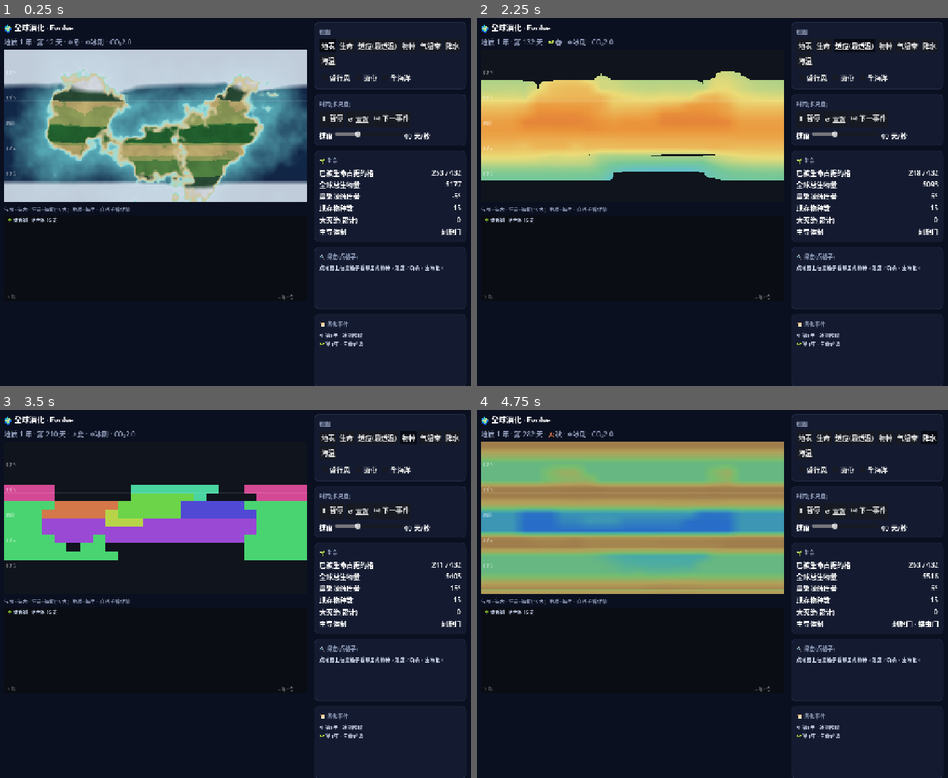
Above: before the commit, frames 1-4 (two rows, left to right).
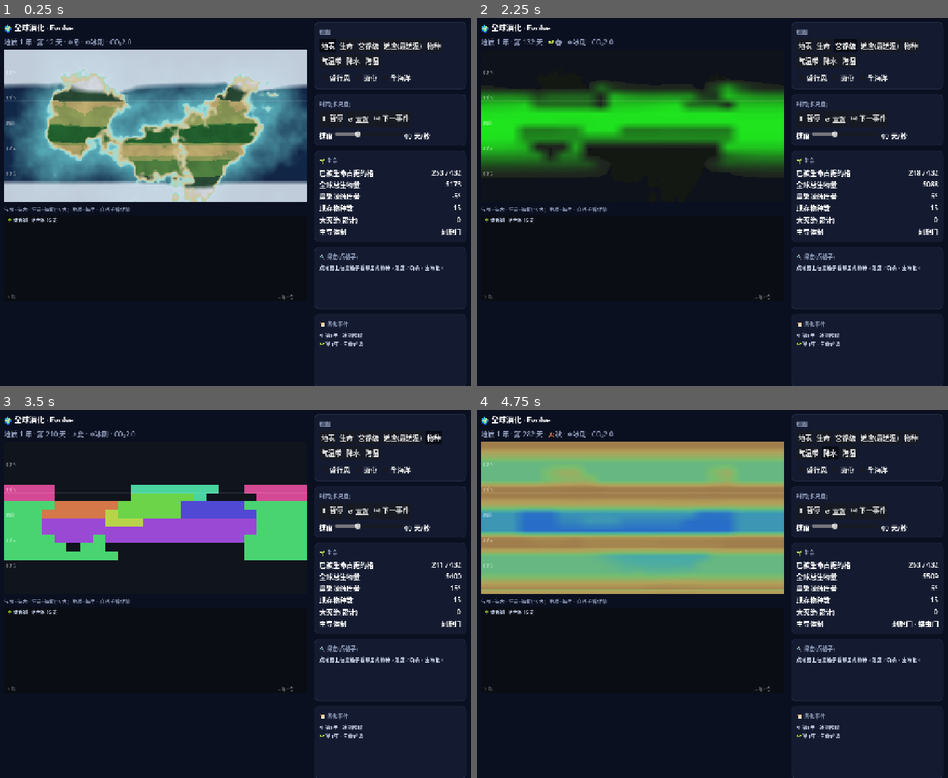
Above: after the commit, the same moments.

Repository: Mass404/survival-model
Game: Godot game, scene res://Main.tscn
Two runs of this game, one before a commit and one after it. Both use one fixed random seed, a clock stepped at 60 frames per second and the inputs below.
Inputs (mouse positions are in pixels of both pictures, inside the frame that each line leads up to):
- Up to frame 1 (0.25 s): no input
- Up to frame 2 (2.25 s): click "地表" at 0.5 s; click "生命" at 1.25 s; click (844, 47) at 2 s, where only the run after the commit has a clickable "营养级"
- Up to frame 3 (3.5 s): click "物种" at 2.75 s
- Up to frame 4 (4.75 s): click "气温带" at 3.5 s; click "降水" at 4.25 s

The runs differ from the first frame. In frame 1, 0.4% of the frame differs, in the area x 68-98%, y 6-46%; in frame 2, 18%, in the area x 0-98%, y 5-46%; in frame 3, 0.4%; in frame 4, 0.6%.

Commit message:
feat: 食物网搬运—N→H→C 三级营养级(Holling-II,从 world.html)
- World.gd:在生产者 N 上叠 H(食草)/C(食肉)两层,Holling-II 饱和捕食 + 维持死亡 + 猎物够密点燃 + 消费者扩散(_diffuse 守恒)
- 生物泵碳仍只用生产者 N → 碳守恒账本不动
- CanvasView 加"营养级"视图(生产者绿→食草黄→食肉红叠加);探查面板显示 H/C
- fwcheck.gd:headless 验证 → 三级稳定共存 + 能量金字塔 N>H>C(8797>3014>218),boom-bust 震荡后末态共存

Co-Authored-By: Claude Opus 4.8 <noreply@anthropic.com>

Diff:
--- a/godot/CanvasView.gd
+++ b/godot/CanvasView.gd
@@ -153,6 +153,12 @@
 		var base: Color = Color8(26,34,24) if land else Color8(12,20,34)
 		var v := clampf(_sample(world.N, lat, lon) / Sim.Kmax, 0.0, 1.0)
 		return base if v < 0.02 else _ramp(LIFEC, v)
+	if view == "trophic":
+		var nn := clampf(_sample(world.N, lat, lon) / Sim.Kmax, 0.0, 1.0)
+		if nn < 0.02: return Color8(14, 18, 26) if not land else Color8(20, 24, 18)
+		var hh := clampf(_sample(world.H, lat, lon) / 12.0, 0.0, 1.0)
+		var cc := clampf(_sample(world.C, lat, lon) / 3.0, 0.0, 1.0)
+		return Color(0.12 + 0.88 * clampf(0.55 * hh + cc, 0.0, 1.0), 0.12 + 0.78 * nn, 0.12 + 0.6 * cc)
 	if view == "adapt":
 		if _sample(world.N, lat, lon) < Sim.SEED: return Color8(16,20,28)
 		return _tcol(_sample(world.Topt, lat, lon))
--- a/godot/Main.gd
+++ b/godot/Main.gd
@@ -7,7 +7,7 @@
 
 const LIFE_STEP := 10
 const GEO_STEP := 365
-const VIEWS := [["terrain","地表"], ["life","生命"], ["adapt","适应(最适温)"], ["species","物种"], ["temp","气温带"], ["prec","降水"], ["sst","海温"]]
+const VIEWS := [["terrain","地表"], ["life","生命"], ["trophic","营养级"], ["adapt","适应(最适温)"], ["species","物种"], ["temp","气温带"], ["prec","降水"], ["sst","海温"]]
 const SEASONS := ["🌱春", "☀️夏", "🍂秋", "❄️冬"]
 
 var world
@@ -308,6 +308,8 @@
 		s += "\n物种 #%d · 最适温 %.0f℃ · %s门" % [w.spId[k], w.Topt[k], w.bodyPlan(j, i)]
 	else:
 		s += "\n(此处无生命)"
+	if w.H[k] > Sim.SEED or w.C[k] > Sim.SEED:
+		s += "\n营养级 → 食草 %.1f · 食肉 %.1f" % [w.H[k], w.C[k]]
 	inspect_label.text = s
 
 func _update_events() -> void:
--- /dev/null
+++ b/godot/fwcheck.gd
@@ -0,0 +1,44 @@
+extends SceneTree
+# 食物网 headless 验证:godot --headless --path godot --script res://fwcheck.gd
+# spinUp + 跑 N 年,看 N(生产者)/H(食草)/C(食肉)总量:验三级稳定共存 + N>H>C 能量金字塔。
+const Sim = preload("res://sim/World.gd")
+const GeoS = preload("res://sim/Geo.gd")
+
+func _sum(F) -> float:
+	var s := 0.0
+	for k in Sim.SZ: s += F[k]
+	return s
+func _cells(F) -> int:
+	var c := 0
+	for k in Sim.SZ:
+		if F[k] > Sim.SEED: c += 1
+	return c
+
+func _initialize() -> void:
+	var g = GeoS.new(); g.generate()
+	var w = Sim.new()
+	w.land_mask = g.coarse_land(Sim.NLat, Sim.NLon)
+	w.spinUp()
+	var day := 0
+	var hSeen := false
+	var cSeen := false
+	for step in 80 * Sim.YEAR:
+		w.stepDay(day % Sim.YEAR)
+		if day % 10 == 0: w.stepLife(10.0)
+		if day % Sim.YEAR == 0:
+			w.stepGeo()
+			if _sum(w.H) > 0.5: hSeen = true
+			if _sum(w.C) > 0.5: cSeen = true
+			if w.geoT % 20 == 0:
+				print("  第%3d年  N %8.1f (%d格) | H %7.2f (%d格) | C %7.2f (%d格)" % [
+					w.geoT, _sum(w.N), _cells(w.N), _sum(w.H), _cells(w.H), _sum(w.C), _cells(w.C)])
+		day += 1
+	var sn := _sum(w.N); var sh := _sum(w.H); var sc := _sum(w.C)
+	print("================ 食物网验证 ================")
+	print("末态总量:  生产者 N %.1f  食草 H %.1f  食肉 C %.1f" % [sn, sh, sc])
+	var coex: bool = sh > 0.5 and sc > 0.5
+	var pyr: bool = sn > sh and sh > sc
+	print("三级共存(末态 H>0 且 C>0): %s" % ("✅" if coex else "❌ H=%.2f C=%.2f" % [sh, sc]))
+	print("能量金字塔 N>H>C: %s (%.1f > %.1f > %.1f)" % [("✅" if pyr else "❌"), sn, sh, sc])
+	print("曾点燃:  食草 %s  食肉 %s" % [("✅" if hSeen else "❌"), ("✅" if cSeen else "❌")])
+	quit(0 if (coex and pyr) else 1)
--- a/godot/sim/World.gd
+++ b/godot/sim/World.gd
@@ -44,7 +44,9 @@
 var U := PackedFloat64Array()
 var PR := PackedFloat64Array()
 var FR := PackedFloat64Array()
-var N := PackedFloat64Array()
+var N := PackedFloat64Array()      # 生产者生物量
+var H := PackedFloat64Array()      # 食草者(一级消费者)
+var C := PackedFloat64Array()      # 食肉者(二级消费者)
 var Hab := PackedFloat64Array()
 var Topt := PackedFloat64Array()
 var Salt := PackedFloat64Array()
@@ -85,6 +87,15 @@
 const SEED := 0.05
 const IGNITE := 0.45
 const Kmax := 40.0
+# 食物网(Holling-II 捕食,饱和→稳定;系数按 stepLife dt=10 标定,validate 验金字塔/共存)
+const FW_HALF := 8.0       # 半饱和猎物量
+const FW_GRAZE := 0.5      # 单位捕食者最大摄食压
+const FW_YIELD := 0.25     # 营养传递效率
+const FW_MH := 0.08        # 食草者死亡率
+const FW_MC := 0.05        # 食肉者死亡率
+const FW_SEEDN := 5.0      # 生产者够多→点燃食草者
+const FW_SEEDH := 2.0      # 食草者够多→点燃食肉者
+const FW_DIFF := 0.15      # 消费者扩散率
 const rb := 0.9
 const rd := 0.12
 const MOVE := 0.12
@@ -365,6 +376,40 @@
 				Salt[k] = (Salt[k] * N[k] + _fSa[k]) / tot
 				Dry[k] = (Dry[k] * N[k] + _fDr[k]) / tot
 		N[k] = max(0.0, N[k] + _flow[k])
+
+	# ---------- 食物网:N(生产者)→ H(食草)→ C(食肉),Holling-II ----------
+	var ds := dt / 10.0
+	for k in SZ:
+		var nv := N[k]
+		if H[k] < SEED and nv > FW_SEEDN: H[k] = SEED
+		if H[k] > 0.0:
+			var graze: float = min(FW_GRAZE * H[k] * (nv / (nv + FW_HALF)) * ds, nv * 0.5)
+			N[k] = nv - graze
+			H[k] = max(0.0, H[k] + FW_YIELD * graze - FW_MH * H[k] * ds)
+		var hv := H[k]
+		if C[k] < SEED and hv > FW_SEEDH: C[k] = SEED
+		if C[k] > 0.0:
+			var graze2: float = min(FW_GRAZE * C[k] * (hv / (hv + FW_HALF)) * ds, hv * 0.5)
+			H[k] = hv - graze2
+			C[k] = max(0.0, C[k] + FW_YIELD * graze2 - FW_MC * C[k] * ds)
+	_diffuse(H, FW_DIFF * ds)
+	_diffuse(C, FW_DIFF * ds)
+
+func _diffuse(F: PackedFloat64Array, rate: float) -> void:   # 四邻扩散(守恒),复用 _flow 缓冲
+	_flow.fill(0.0)
+	for j in NLat:
+		var jb := j * NLon
+		for i in NLon:
+			var k := jb + i
+			var v := F[k]
+			if v <= 0.0: continue
+			var nb := [jb + (i + 1) % NLon, jb + posmod(i - 1, NLon)]
+			if j > 0: nb.append((j - 1) * NLon + i)
+			if j < NLat - 1: nb.append((j + 1) * NLon + i)
+			for bk in nb:
+				var mv: float = rate * max(0.0, (v - F[bk]) * 0.5)
+				_flow[k] -= mv; _flow[bk] += mv
+	for k in SZ: F[k] = max(0.0, F[k] + _flow[k])
 
 # ---------- 物种 / 谱系 / 大灭绝 ----------
 func extinctionCause() -> String:
@@ -518,7 +563,7 @@
 # ---------- 启动:气候预热 ----------
 func spinUp() -> void:
 	initClimate()
-	N = gridF(0.0); Hab = gridF(0.0); Topt = gridF(0.0); Salt = gridF(0.0); Dry = gridF(0.0)
+	N = gridF(0.0); H = gridF(0.0); C = gridF(0.0); Hab = gridF(0.0); Topt = gridF(0.0); Salt = gridF(0.0); Dry = gridF(0.0)
 	spId = PackedInt32Array(); spId.resize(SZ)
 	Sym = gridF(0.0); Seg = gridF(0.0); Limb = gridF(0.0); Axis = gridF(0.0)
 	phylo = []; nextSp = 1; extEMA = 1.0; massExt = []
